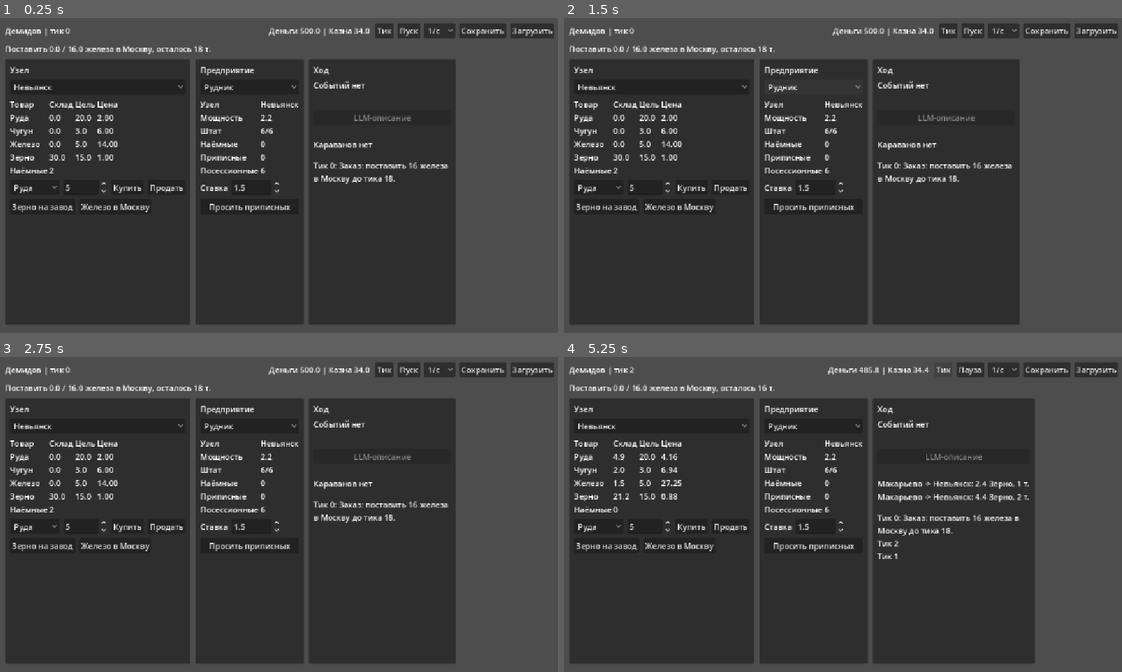
Above: before the commit, frames 1-4 (two rows, left to right).
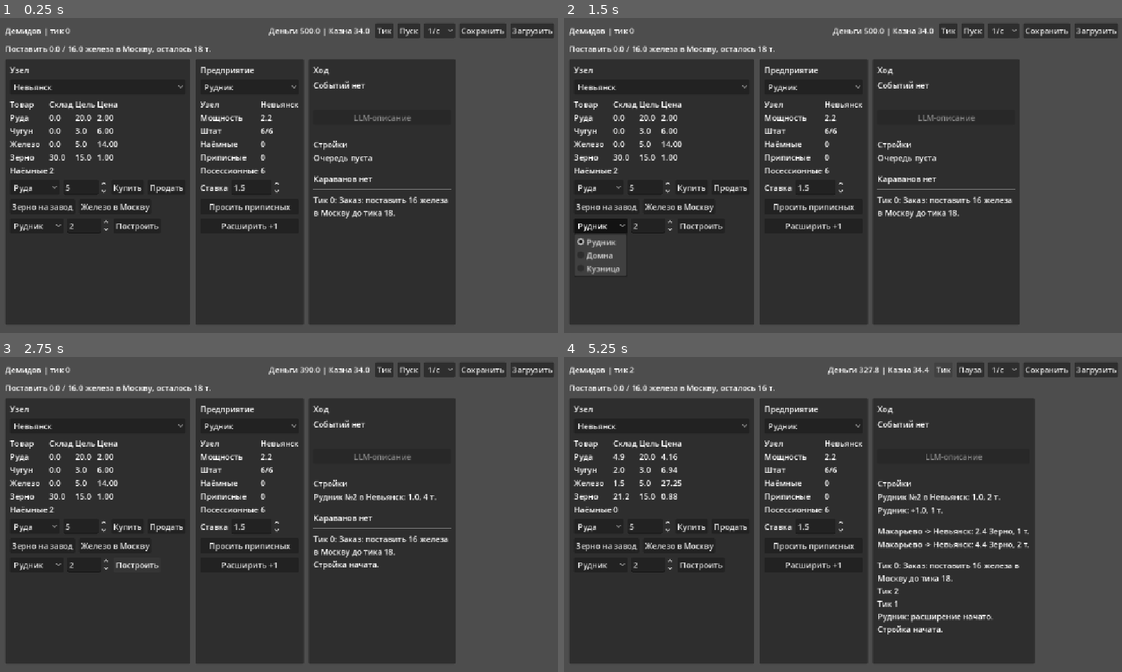
Above: after the commit, the same moments.

Repository: chas36/bearconomy
Game: Godot game, scene res://ui/main.tscn
Two runs of this game, one before a commit and one after it. Both use one fixed random seed, a clock stepped at 60 frames per second and the inputs below.
Inputs (mouse positions are in pixels of both pictures, inside the frame that each line leads up to):
- Up to frame 1 (0.25 s): no input
- Up to frame 2 (1.5 s): click "Рудник" at 0.5 s; click "Рудник" at 1.25 s
- Up to frame 3 (2.75 s): click (139, 564) at 2 s, where only the run after the commit has a clickable "Построить"
- Up to frame 4 (5.25 s): click (815, 564) at 2.75 s, where only the run after the commit has a clickable "Расширить +1"; click "Тик" at 3.5 s; click "Пуск" at 4.25 s; click "Тик" at 5 s

The runs differ from the first frame. In frame 1, 1.4% of the frame differs, in the area x 2-81%, y 38-69%; in frame 2, 2.1%; in frame 3, 1.7%; in frame 4, 2.8%, in the area x 2-84%, y 3-89%.

Commit message:
sim: строительство и расширение предприятий

Diff:
--- a/econ_core.gd
+++ b/econ_core.gd
@@ -54,14 +54,33 @@
 					]
 				)
 			)
+	if not economy.construction_queue.is_empty():
+		print("  Стройки:")
+		for c in economy.construction_queue:
+			if c.expand_target != null:
+				print(
+					(
+						"    %s: +%.1f, осталось %d т."
+						% [c.expand_target.name, c.capacity, c.remaining_ticks]
+					)
+				)
+			else:
+				print(
+					(
+						"    %s в %s: %.1f, осталось %d т."
+						% [c.display_name, c.node.name, c.capacity, c.remaining_ticks]
+					)
+				)
 
 
 func _init() -> void:
 	setup()
 	print(">>> Демидовский прототип: руда -> чугун -> железо, 3 типа труда <<<")
 	var kuznitsa: Enterprise = scenario["kuznitsa"]
-	for i in range(16):
+	for i in range(20):
 		gameplay.advance_tick()
+		if economy.tick_count == 2:
+			economy.start_construction(economy.player, scenario["nevyansk"], "rudnik", 1.0, 2)
 		if economy.tick_count == 10:
 			economy.set_hired_wage_offer(kuznitsa, 1.2)
 		if economy.tick_count == 12:
--- /dev/null
+++ b/sim/construction.gd
@@ -0,0 +1,39 @@
+# construction.gd — стройка или расширение предприятия в очереди
+extends RefCounted
+
+const TradeNode := preload("res://sim/trade_node.gd")
+const Enterprise := preload("res://sim/enterprise.gd")
+
+var owner_id: String
+var node: TradeNode
+var recipe: String
+var capacity: float
+var remaining_ticks: int
+var possessional_workers: int
+var expand_target: Enterprise
+var display_name: String
+
+
+func _init(
+	project_owner_id := "player",
+	project_node: TradeNode = null,
+	project_recipe := "",
+	project_capacity := 1.0,
+	project_ticks := 1,
+	project_possessional_workers := 0,
+	project_expand_target: Enterprise = null,
+	project_display_name := ""
+) -> void:
+	owner_id = project_owner_id
+	node = project_node
+	recipe = project_recipe
+	capacity = project_capacity
+	remaining_ticks = max(1, project_ticks)
+	possessional_workers = max(0, project_possessional_workers)
+	expand_target = project_expand_target
+	display_name = project_display_name
+
+
+func advance() -> bool:
+	remaining_ticks -= 1
+	return remaining_ticks <= 0
--- a/sim/economy.gd
+++ b/sim/economy.gd
@@ -7,6 +7,7 @@
 const TradeNode := preload("res://sim/trade_node.gd")
 const Enterprise := preload("res://sim/enterprise.gd")
 const Caravan := preload("res://sim/caravan.gd")
+const Construction := preload("res://sim/construction.gd")
 
 
 class Agent:
@@ -25,6 +26,7 @@
 
 var nodes: Array[TradeNode] = []
 var caravans: Array[Caravan] = []
+var construction_queue: Array[Construction] = []
 var agents: Array[Agent] = []
 var player := Agent.new()
 var tick_count := 0
@@ -111,7 +113,10 @@
 	# 4. ЛОГИСТИКА: ранее отправленные караваны прибывают после движения цен
 	_advance_caravans()
 
-	# 5. РЫНОК ТРУДА: наёмные реагируют на ставку, казённые связи понемногу восстанавливаются
+	# 5. СТРОЙКА: завершённые проекты появляются до рынка труда
+	_advance_construction()
+
+	# 6. РЫНОК ТРУДА: наёмные реагируют на ставку, казённые связи понемногу восстанавливаются
 	_update_labor_market()
 
 
@@ -211,6 +216,72 @@
 	print("  [ТРУД] %s: ставка наёмным %.2f за тик" % [e.name, e.hired_wage_offer])
 
 
+func start_construction(
+	agent: Agent, n: TradeNode, recipe: String, capacity: float, possessional := 0
+) -> bool:
+	if not Recipes.DEFS.has(recipe) or capacity <= 0.0:
+		return false
+
+	var max_possessional := int(floor(capacity * Labor.POSSESSIONAL_MAX_PER_CAPACITY))
+	possessional = clamp(possessional, 0, max_possessional)
+	var r: Dictionary = Recipes.DEFS[recipe]
+	var cost: float = r["build_cost"] * capacity + possessional * Labor.POSSESSIONAL_PRICE
+	if agent.money < cost:
+		return false
+
+	agent.money -= cost
+	var display_name := _next_enterprise_name(agent, recipe)
+	var construction := Construction.new(
+		agent.id, n, recipe, capacity, r["build_ticks"], possessional, null, display_name
+	)
+	construction_queue.append(construction)
+	print(
+		(
+			"  [СТРОЙКА] %s: начато строительство %s в %s, мощность %.1f, срок %d т. (%.1f)"
+			% [
+				agent.display_name,
+				display_name,
+				n.name,
+				capacity,
+				construction.remaining_ticks,
+				cost
+			]
+		)
+	)
+	return true
+
+
+func expand_enterprise(agent: Agent, e: Enterprise, extra_capacity: float) -> bool:
+	if extra_capacity <= 0.0 or not agent.enterprises.has(e):
+		return false
+
+	var r: Dictionary = Recipes.DEFS[e.recipe]
+	var cost: float = r["build_cost"] * extra_capacity * 0.8
+	if agent.money < cost:
+		return false
+
+	agent.money -= cost
+	var ticks := int(ceil(float(r["build_ticks"]) * 0.6))
+	var construction := Construction.new(
+		agent.id,
+		e.node,
+		e.recipe,
+		extra_capacity,
+		ticks,
+		0,
+		e,
+		"%s: расширение +%.1f" % [e.name, extra_capacity]
+	)
+	construction_queue.append(construction)
+	print(
+		(
+			"  [СТРОЙКА] %s: начато расширение %s на %.1f, срок %d т. (%.1f)"
+			% [agent.display_name, e.name, extra_capacity, construction.remaining_ticks, cost]
+		)
+	)
+	return true
+
+
 func request_ascribed_workers(agent: Agent, e: Enterprise, qty: int) -> int:
 	var open_slots := e.open_worker_slots()
 	var max_by_relations := int(floor(agent.state_relations / Labor.ASCRIBED_RELATION_COST))
@@ -286,6 +357,42 @@
 		)
 
 
+func _advance_construction() -> void:
+	var active: Array[Construction] = []
+	for c in construction_queue:
+		if c.advance():
+			_finish_construction(c)
+		else:
+			active.append(c)
+	construction_queue = active
+
+
+func _finish_construction(c: Construction) -> void:
+	var agent := agent_by_id(c.owner_id)
+	if agent == null:
+		agent = player
+
+	if c.expand_target != null:
+		c.expand_target.capacity += c.capacity
+		print(
+			(
+				"  [СТРОЙКА] %s: расширение %s завершено, мощность %.1f"
+				% [agent.display_name, c.expand_target.name, c.expand_target.capacity]
+			)
+		)
+		return
+
+	var e := Enterprise.new(c.display_name, c.node, c.recipe, c.capacity)
+	e.workers[Labor.Type.POSSESSIONAL] = c.possessional_workers
+	agent.enterprises.append(e)
+	print(
+		(
+			"  [СТРОЙКА] %s: %s в %s завершён, посессионных %d"
+			% [agent.display_name, e.name, e.node.name, c.possessional_workers]
+		)
+	)
+
+
 func _update_labor_market() -> void:
 	for e in all_enterprises():
 		_release_underpaid_hired(e)
@@ -367,6 +474,18 @@
 	if not sold_total[agent.id].has(n):
 		sold_total[agent.id][n] = {}
 	sold_total[agent.id][n][g] = sold_total[agent.id][n].get(g, 0.0) + qty
+
+
+func _next_enterprise_name(agent: Agent, recipe: String) -> String:
+	var base: String = Recipes.DEFS[recipe].get("display_name", recipe)
+	var count := 0
+	for e in agent.enterprises:
+		if e.recipe == recipe:
+			count += 1
+	for c in construction_queue:
+		if c.owner_id == agent.id and c.expand_target == null and c.recipe == recipe:
+			count += 1
+	return "%s №%d" % [base, count + 1]
 
 
 func to_save_data() -> Dictionary:
@@ -437,6 +556,25 @@
 			)
 		)
 
+	var all_enterprise_data := all_enterprises()
+	var construction_data: Array[Dictionary] = []
+	for c in construction_queue:
+		(
+			construction_data
+			. append(
+				{
+					"owner": c.owner_id,
+					"node": nodes.find(c.node),
+					"recipe": c.recipe,
+					"capacity": c.capacity,
+					"remaining_ticks": c.remaining_ticks,
+					"possessional": c.possessional_workers,
+					"expand_target": all_enterprise_data.find(c.expand_target),
+					"display_name": c.display_name,
+				}
+			)
+		)
+
 	var sales_data: Array[Dictionary] = []
 	for agent_id in sold_total:
 		for n in sold_total[agent_id]:
@@ -457,6 +595,7 @@
 		"nodes": node_data,
 		"enterprises": enterprise_data,
 		"caravans": caravan_data,
+		"construction_queue": construction_data,
 		"sold_total": sales_data,
 	}
 
@@ -507,6 +646,26 @@
 		_load_number_dict(e.workers, e_data.get("workers", {}), Labor.Type.values())
 		owner.enterprises.append(e)
 
+	construction_queue.clear()
+	var enterprise_list := all_enterprises()
+	for c_data in data.get("construction_queue", []):
+		var node_index: int = c_data.get("node", 0)
+		var expand_index: int = c_data.get("expand_target", -1)
+		var expand_target: Enterprise = null
+		if expand_index >= 0 and expand_index < enterprise_list.size():
+			expand_target = enterprise_list[expand_index]
+		var c := Construction.new(
+			c_data.get("owner", "player"),
+			nodes[node_index],
+			c_data.get("recipe", "rudnik"),
+			c_data.get("capacity", 1.0),
+			c_data.get("remaining_ticks", 1),
+			c_data.get("possessional", 0),
+			expand_target,
+			c_data.get("display_name", "Стройка")
+		)
+		construction_queue.append(c)
+
 	caravans.clear()
 	for c_data in data.get("caravans", []):
 		var c := Caravan.new(
--- a/sim/gameplay.gd
+++ b/sim/gameplay.gd
@@ -14,7 +14,7 @@
 const CONTRACT_DEADLINE := 18
 const CONTRACT_REWARD := 240.0
 const CONTRACT_PENALTY := 140.0
-const SAVE_VERSION := 2
+const SAVE_VERSION := 3
 const LLM_CONTEXT_VERSION := 1
 const DEFAULT_SAVE_PATH := "user://savegame.json"
 
@@ -193,6 +193,7 @@
 			"nodes": _nodes_for_llm(),
 			"enterprises": _enterprises_for_llm(),
 			"caravans": _caravans_for_llm(),
+			"construction": _construction_for_llm(),
 		},
 		"pending_event": _pending_event_for_llm(),
 		"recent_notices": notices,
@@ -469,6 +470,27 @@
 	return result
 
 
+func _construction_for_llm() -> Array[Dictionary]:
+	var result: Array[Dictionary] = []
+	for c in economy.construction_queue:
+		(
+			result
+			. append(
+				{
+					"owner": c.owner_id,
+					"node": c.node.name,
+					"recipe": c.recipe,
+					"display_name": c.display_name,
+					"capacity": c.capacity,
+					"remaining_ticks": c.remaining_ticks,
+					"possessional_workers": c.possessional_workers,
+					"is_expansion": c.expand_target != null,
+				}
+			)
+		)
+	return result
+
+
 func _pending_event_for_llm() -> Dictionary:
 	if pending_event.is_empty():
 		return {}
--- a/sim/labor.gd
+++ b/sim/labor.gd
@@ -24,3 +24,6 @@
 
 const ASCRIBED_RELATION_COST := 4.0
 const STATE_RELATION_RECOVERY := 0.2
+
+const POSSESSIONAL_PRICE := 25.0
+const POSSESSIONAL_MAX_PER_CAPACITY := 2
--- a/sim/recipes.gd
+++ b/sim/recipes.gd
@@ -5,7 +5,31 @@
 
 # input -> output за 1 тик на 1 единицу мощности, labor = чел. на ед. мощности
 const DEFS := {
-	"rudnik": {"in": {}, "out": {Goods.Good.RUDA: 3.0}, "labor": 2.0},
-	"domna": {"in": {Goods.Good.RUDA: 3.0}, "out": {Goods.Good.CHUGUN: 1.5}, "labor": 3.0},
-	"kuznitsa": {"in": {Goods.Good.CHUGUN: 1.5}, "out": {Goods.Good.ZHELEZO: 1.0}, "labor": 2.0},
+	"rudnik":
+	{
+		"in": {},
+		"out": {Goods.Good.RUDA: 3.0},
+		"labor": 2.0,
+		"build_cost": 60.0,
+		"build_ticks": 4,
+		"display_name": "Рудник",
+	},
+	"domna":
+	{
+		"in": {Goods.Good.RUDA: 3.0},
+		"out": {Goods.Good.CHUGUN: 1.5},
+		"labor": 3.0,
+		"build_cost": 120.0,
+		"build_ticks": 6,
+		"display_name": "Домна",
+	},
+	"kuznitsa":
+	{
+		"in": {Goods.Good.CHUGUN: 1.5},
+		"out": {Goods.Good.ZHELEZO: 1.0},
+		"labor": 2.0,
+		"build_cost": 90.0,
+		"build_ticks": 5,
+		"display_name": "Кузница",
+	},
 }
--- a/tests/headless_checks.gd
+++ b/tests/headless_checks.gd
@@ -2,6 +2,7 @@
 extends SceneTree
 
 const Goods := preload("res://sim/goods.gd")
+const Labor := preload("res://sim/labor.gd")
 const Gameplay := preload("res://sim/gameplay.gd")
 const TradeNode := preload("res://sim/trade_node.gd")
 
@@ -12,6 +13,7 @@
 	_check_prices_inside_clamps()
 	_check_save_load_determinism()
 	_check_v1_save_migration()
+	_check_construction_roundtrip()
 
 	if failed:
 		quit(1)
@@ -60,7 +62,7 @@
 	var game := Gameplay.new()
 	game.load_save_data(legacy)
 
-	_expect(game.to_save_data()["version"] == 2, "legacy save did not migrate to v2")
+	_expect(game.to_save_data()["version"] == 3, "legacy save did not migrate to current save")
 	_expect(game.economy.agents.size() == 1, "legacy save should create one agent")
 	_expect(game.economy.player.id == "player", "legacy player id mismatch")
 	_expect(game.economy.player.enterprises.size() == 3, "legacy enterprises not assigned")
@@ -109,6 +111,54 @@
 	return data
 
 
+func _check_construction_roundtrip() -> void:
+	var game := Gameplay.new()
+	game.setup()
+	var player = game.economy.player
+	var nevyansk = game.scenario["nevyansk"]
+	var kuznitsa = game.scenario["kuznitsa"]
+	var money_before: float = player.money
+
+	var build_ok: bool = game.economy.start_construction(player, nevyansk, "rudnik", 1.0, 2)
+	var expand_ok: bool = game.economy.expand_enterprise(player, kuznitsa, 1.0)
+	_expect(build_ok, "construction did not start")
+	_expect(expand_ok, "expansion did not start")
+	_expect(
+		is_equal_approx(player.money, money_before - 110.0 - 72.0), "construction cost mismatch"
+	)
+
+	_advance_with_default_choices(game, 2)
+	var loaded := Gameplay.new()
+	loaded.load_save_data(game.to_save_data())
+	_expect(loaded.economy.construction_queue.size() == 2, "construction queue lost on save/load")
+	_expect(
+		(
+			loaded.economy.construction_queue[0].remaining_ticks
+			== game.economy.construction_queue[0].remaining_ticks
+		),
+		"construction remaining ticks mismatch after load"
+	)
+
+	_advance_with_default_choices(loaded, 3)
+	var loaded_kuznitsa = loaded.scenario["kuznitsa"]
+	_expect(is_equal_approx(loaded_kuznitsa.capacity, 3.0), "expansion did not increase capacity")
+	_expect(loaded.economy.construction_queue.is_empty(), "construction queue should be empty")
+	_expect(loaded.economy.player.enterprises.size() == 4, "new enterprise not added")
+
+	var new_rudnik = loaded.economy.player.enterprises[3]
+	_expect(
+		new_rudnik.workers[Labor.Type.POSSESSIONAL] == 2,
+		"possessional workers not assigned to new enterprise"
+	)
+	var loaded_nevyansk: TradeNode = loaded.scenario["nevyansk"]
+	var ruda_before_production: float = loaded_nevyansk.stock[Goods.Good.RUDA]
+	_advance_with_default_choices(loaded, 1)
+	_expect(
+		loaded_nevyansk.stock[Goods.Good.RUDA] > ruda_before_production,
+		"completed construction did not produce"
+	)
+
+
 func _expect(condition: bool, message: String) -> void:
 	if condition:
 		return
--- a/ui/main.gd
+++ b/ui/main.gd
@@ -3,10 +3,13 @@
 
 const Goods := preload("res://sim/goods.gd")
 const Labor := preload("res://sim/labor.gd")
+const Recipes := preload("res://sim/recipes.gd")
 const TradeNode := preload("res://sim/trade_node.gd")
 const Enterprise := preload("res://sim/enterprise.gd")
 const Gameplay := preload("res://sim/gameplay.gd")
 const OpenRouterNpc := preload("res://game/openrouter_npc.gd")
+
+const BUILD_RECIPE_IDS := ["rudnik", "domna", "kuznitsa"]
 
 var gameplay := Gameplay.new()
 var economy
@@ -34,6 +37,9 @@
 var event_llm_button: Button
 var node_grid: GridContainer
 var enterprise_grid: GridContainer
+var construction_recipe_select: OptionButton
+var possessional_spin: SpinBox
+var construction_box: VBoxContainer
 var caravan_box: VBoxContainer
 var log_label: Label
 var wage_spin: SpinBox
@@ -178,6 +184,28 @@
 	iron_button.pressed.connect(_on_send_iron_pressed)
 	logistics_row.add_child(iron_button)
 
+	var construction_row := HBoxContainer.new()
+	construction_row.add_theme_constant_override("separation", 8)
+	left.add_child(construction_row)
+
+	construction_recipe_select = OptionButton.new()
+	for recipe_id in BUILD_RECIPE_IDS:
+		construction_recipe_select.add_item(Recipes.DEFS[recipe_id]["display_name"])
+	construction_row.add_child(construction_recipe_select)
+
+	possessional_spin = SpinBox.new()
+	possessional_spin.min_value = 0.0
+	possessional_spin.max_value = 10.0
+	possessional_spin.step = 1.0
+	possessional_spin.value = 2.0
+	possessional_spin.custom_minimum_size.x = 80
+	construction_row.add_child(possessional_spin)
+
+	var build_button := Button.new()
+	build_button.text = "Построить"
+	build_button.pressed.connect(_on_build_pressed)
+	construction_row.add_child(build_button)
+
 	var middle := _add_panel(columns, "Предприятие")
 	middle.size_flags_horizontal = Control.SIZE_EXPAND_FILL
 
@@ -213,6 +241,11 @@
 	ascribed_button.pressed.connect(_on_ascribed_pressed)
 	middle.add_child(ascribed_button)
 
+	var expand_button := Button.new()
+	expand_button.text = "Расширить +1"
+	expand_button.pressed.connect(_on_expand_pressed)
+	middle.add_child(expand_button)
+
 	var right := _add_panel(columns, "Ход")
 	right.custom_minimum_size.x = 280
 
@@ -234,6 +267,12 @@
 
 	var event_separator := HSeparator.new()
 	right.add_child(event_separator)
+
+	construction_box = VBoxContainer.new()
+	right.add_child(construction_box)
+
+	var construction_separator := HSeparator.new()
+	right.add_child(construction_separator)
 
 	caravan_box = VBoxContainer.new()
 	right.add_child(caravan_box)
@@ -275,9 +314,11 @@
 		"Деньги %.1f | Казна %.1f" % [economy.player.money, economy.player.state_relations]
 	)
 	contract_label.text = gameplay.contract_status_text()
+	_refresh_enterprise_select()
 	_refresh_node_panel()
 	_refresh_enterprise_panel()
 	_refresh_event_panel()
+	_refresh_construction()
 	_refresh_caravans()
 	log_label.text = _joined_log_text()
 
@@ -346,6 +387,44 @@
 	_add_grid_label(enterprise_grid, "%d" % e.workers[Labor.Type.POSSESSIONAL])
 
 
+func _refresh_enterprise_select() -> void:
+	var current_count := enterprise_select.item_count
+	if current_count == economy.player.enterprises.size():
+		return
+
+	selected_enterprise_index = min(
+		selected_enterprise_index, economy.player.enterprises.size() - 1
+	)
+	enterprise_select.clear()
+	for e in economy.player.enterprises:
+		enterprise_select.add_item(e.name)
+	enterprise_select.select(selected_enterprise_index)
+
+
+func _refresh_construction() -> void:
+	_clear_children(construction_box)
+	var title := Label.new()
+	title.text = "Стройки"
+	construction_box.add_child(title)
+
+	if economy.construction_queue.is_empty():
+		var empty := Label.new()
+		empty.text = "Очередь пуста"
+		construction_box.add_child(empty)
+		return
+
+	for c in economy.construction_queue:
+		var label := Label.new()
+		if c.expand_target != null:
+			label.text = "%s: +%.1f, %d т." % [c.expand_target.name, c.capacity, c.remaining_ticks]
+		else:
+			label.text = (
+				"%s в %s: %.1f, %d т."
+				% [c.display_name, c.node.name, c.capacity, c.remaining_ticks]
+			)
+		construction_box.add_child(label)
+
+
 func _refresh_caravans() -> void:
 	_clear_children(caravan_box)
 	if economy.caravans.is_empty():
@@ -378,10 +457,14 @@
 
 
 func _selected_node() -> TradeNode:
+	selected_node_index = min(selected_node_index, economy.nodes.size() - 1)
 	return economy.nodes[selected_node_index]
 
 
 func _selected_enterprise() -> Enterprise:
+	selected_enterprise_index = min(
+		selected_enterprise_index, economy.player.enterprises.size() - 1
+	)
 	return economy.player.enterprises[selected_enterprise_index]
 
 
@@ -522,6 +605,22 @@
 	_refresh_all()
 
 
+func _on_build_pressed() -> void:
+	var recipe_id: String = BUILD_RECIPE_IDS[construction_recipe_select.selected]
+	var ok: bool = economy.start_construction(
+		economy.player, _selected_node(), recipe_id, 1.0, int(possessional_spin.value)
+	)
+	_add_log("Стройка начата." if ok else "Стройка не начата: не хватает денег.")
+	_refresh_all()
+
+
+func _on_expand_pressed() -> void:
+	var e := _selected_enterprise()
+	var ok: bool = economy.expand_enterprise(economy.player, e, 1.0)
+	_add_log(("%s: расширение начато." % e.name) if ok else "Расширение не начато.")
+	_refresh_all()
+
+
 func _on_event_choice_pressed(choice_index: int) -> void:
 	gameplay.choose_event(choice_index)
 	_refresh_all()
Not shown, changed: docs/roadmap-history.md
